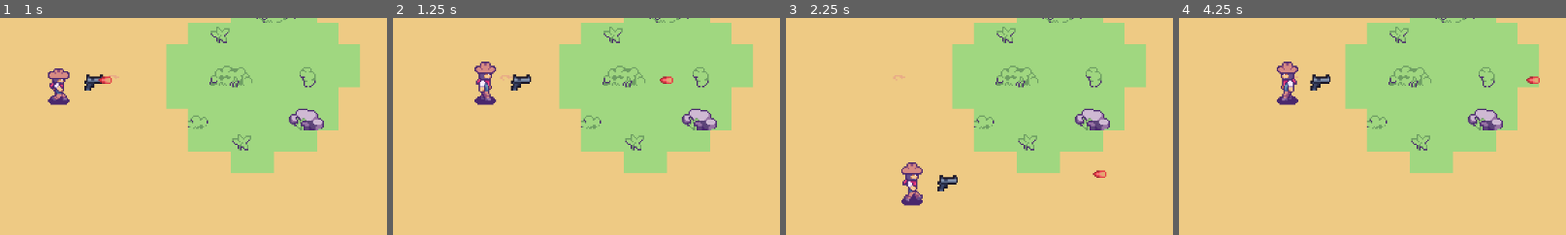
Above: before the commit, frames 1-4 (left to right).
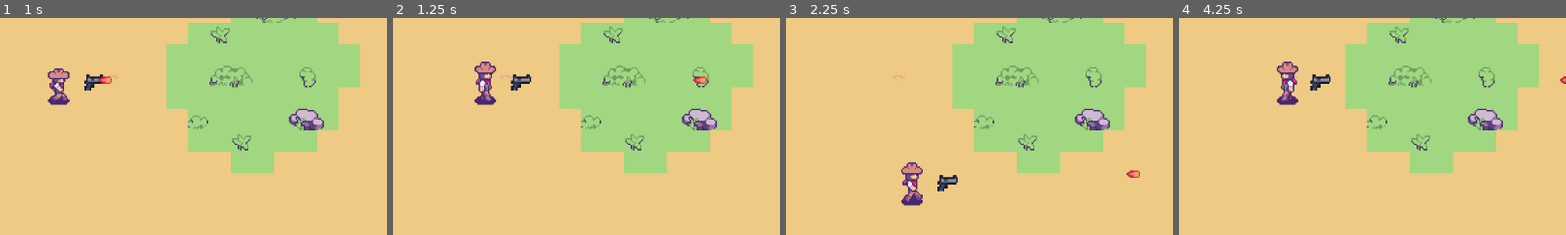
Above: after the commit, the same moments.

Repository: leanghok120/tumbleblast
Game: Godot game, scene res://scenes/world.tscn
The game is run twice, just before and just after one commit, with the same random seed, the same clock (stepped at 60 frames per second) and the same inputs.
Inputs:
- Up to frame 1 (1 s): hold D (move_right) from 0.53 s (still down)
- Up to frame 2 (1.25 s): keep holding D (move_right)
- Up to frame 3 (2.25 s): release D (move_right) at 1.28 s; hold S (move_down) 1.28-2.03 s; hold D (move_right) from 2.03 s (still down)
- Up to frame 4 (4.25 s): release D (move_right) at 2.78 s; hold W (move_up) 2.78-3.53 s; hold A (move_left) from 3.53 s (still down)
The pictures show only the part of the screen within x 50-100%, y 34-84%; the shares and areas given below are measured in that part.

Frame 1 is identical in both runs. In frame 2, 0.2% of the frame differs, in the area x 68-82%, y 26-31%; in frame 3, 0.2%; in frame 4, 0.2%.

Commit message:
make bullets disappear after touching an enemy

Diff:
--- a/scenes/bullet.tscn
+++ b/scenes/bullet.tscn
@@ -1,11 +1,16 @@
-[gd_scene load_steps=4 format=3 uid="uid://b2bbffj65xecj"]
+[gd_scene load_steps=6 format=3 uid="uid://b2bbffj65xecj"]
 
 [ext_resource type="Texture2D" uid="uid://kt6v4cmyvmmj" path="res://assets/bullets.png" id="1_mkf8s"]
 [ext_resource type="Script" uid="uid://c1t3icchdvwv3" path="res://scripts/bullet.gd" id="1_y25gk"]
+[ext_resource type="PackedScene" uid="uid://d1mkexgxnb0hc" path="res://scenes/hitbox.tscn" id="3_l5glv"]
 
 [sub_resource type="CapsuleShape2D" id="CapsuleShape2D_mkf8s"]
 radius = 6.37037
 height = 21.8947
+
+[sub_resource type="CapsuleShape2D" id="CapsuleShape2D_eoqba"]
+radius = 2.0
+height = 8.0
 
 [node name="Bullet" type="Area2D"]
 collision_layer = 4
@@ -24,3 +29,14 @@
 rotation = 1.5708
 scale = Vector2(0.313953, 0.365385)
 shape = SubResource("CapsuleShape2D_mkf8s")
+
+[node name="Hitbox" parent="." groups=["bullet"] instance=ExtResource("3_l5glv")]
+collision_layer = 4
+collision_mask = 4
+damage = 10
+
+[node name="CollisionShape2D" parent="Hitbox" index="0"]
+rotation = 1.5708
+shape = SubResource("CapsuleShape2D_eoqba")
+
+[editable path="Hitbox"]
--- a/scenes/enemy.tscn
+++ b/scenes/enemy.tscn
@@ -161,6 +161,7 @@
 shape = SubResource("RectangleShape2D_5uy6h")
 
 [node name="Hitbox" parent="." instance=ExtResource("4_5uy6h")]
+visible = false
 position = Vector2(-1, -5)
 collision_layer = 2
 collision_mask = 2
--- a/scripts/bullet.gd
+++ b/scripts/bullet.gd
@@ -1,9 +1,10 @@
 extends Area2D
 
-var speed = 500.0
+var speed = 600.0
 var travelled_distance = 0
 var range = 1000
 
+# moves forward in the direction of the gun
 func _physics_process(delta: float) -> void:
 	var direction = Vector2.RIGHT.rotated(rotation)
 	position += direction * speed * delta
--- a/scripts/enemy.gd
+++ b/scripts/enemy.gd
@@ -1,24 +1,26 @@
 extends CharacterBody2D
 
 @export var movement_speed = 40
-@export var hp = 10
+@export var hp = 5
 @onready var player = get_tree().get_first_node_in_group("player")
 @onready var animated_sprite: AnimatedSprite2D = $AnimatedSprite2D
 
+# moves towards the player
 func _physics_process(delta: float) -> void:
 	var direction = global_position.direction_to(player.global_position)
 	velocity = direction * movement_speed
 	play_animations(velocity.x, velocity.y)
 	move_and_slide()
 
+# animations
 func play_animations(pos_x, pos_y):
 	if pos_x == 0 and pos_y == 0:
 		animated_sprite.play("idle")
 	else:
 		animated_sprite.play("walk")
 
-
+# runs when the enemy gets hurt
 func _on_hurtbox_hurt(damage: Variant) -> void:
 	hp -= damage
-	if hp < 0:
+	if hp <= 0:
 		queue_free()
--- a/scripts/hurtbox.gd
+++ b/scripts/hurtbox.gd
@@ -10,6 +10,8 @@
 func _on_area_entered(area: Area2D) -> void:
 	if not area.is_in_group("attack"):
 		return
+	if area.is_in_group("bullet"):
+		area.get_parent().queue_free()
 	if area.get("damage") == null:
 		return
 
@@ -24,6 +26,5 @@
 				area.tempdisable()
 	emit_signal("hurt", area.damage)
 
-
 func _on_disabled_timer_timeout() -> void:
 	collision_shape.call_deferred_thread_group("set", "disabled", false)
--- a/scripts/player.gd
+++ b/scripts/player.gd
@@ -23,7 +23,7 @@
 func _on_hurtbox_hurt(damage: Variant) -> void:
 	hp -= damage
 	emit_signal("hp_changed")
-	if hp == 0:
+	if hp <= 0:
 		hp = max_hp
 
 # play the player's animations
